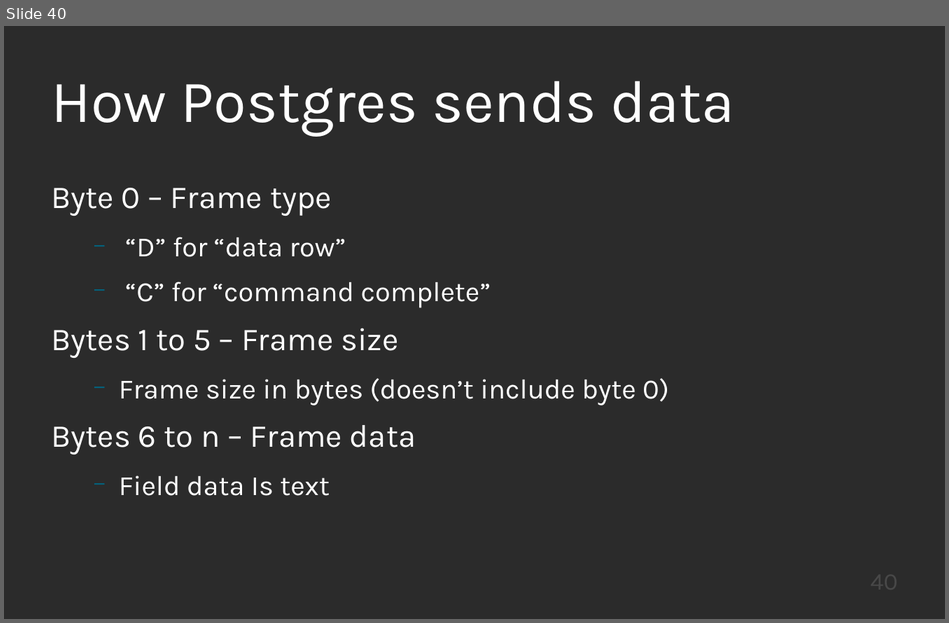
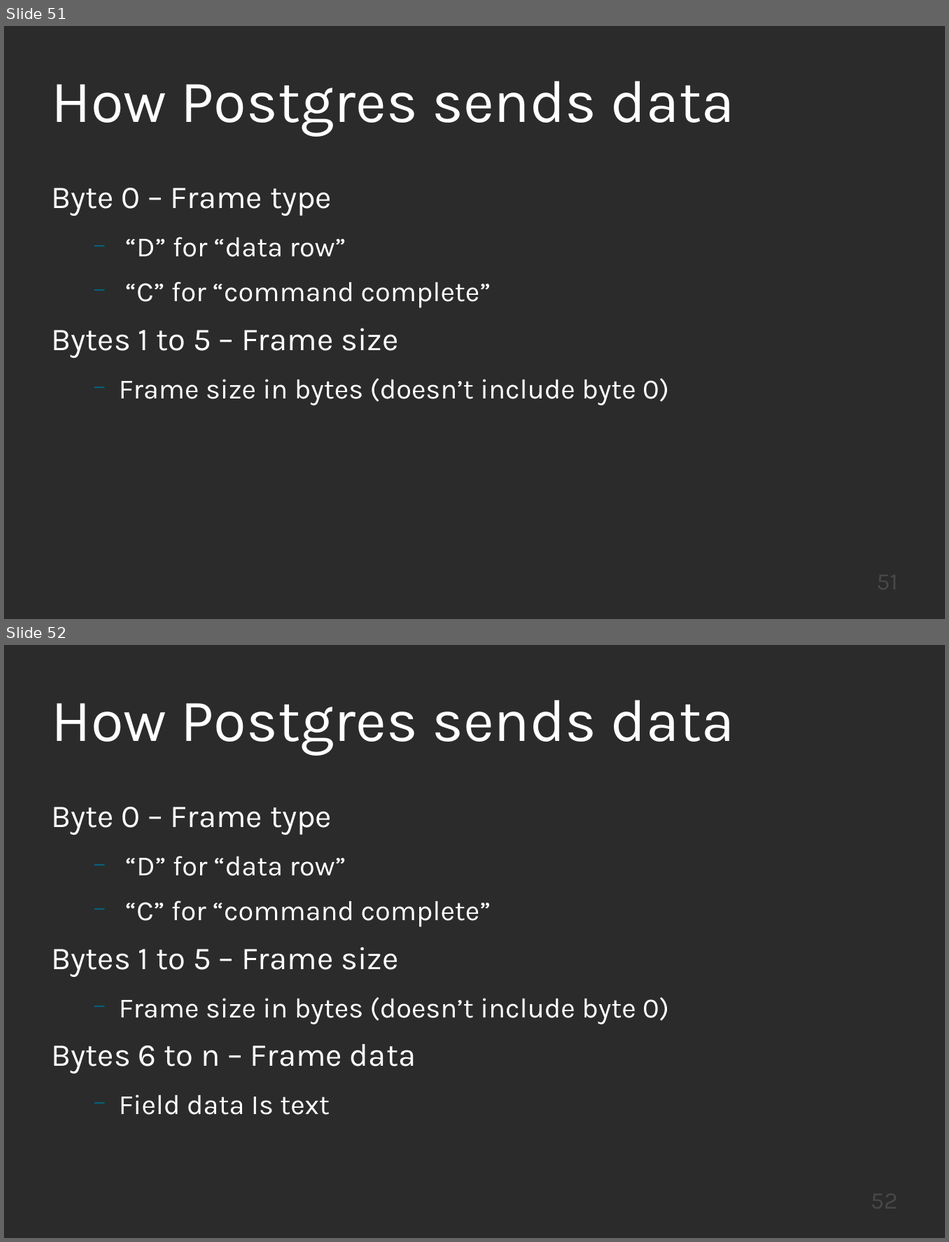
Before and after one commit to KayEss/cpp-designing4performance, a slide deck: slides/Designing APIs For Performance.odp. Shown one above the other, each under a label of ours: slide 40 before the commit, slides 51 and 52 after it. The pictures are 949x623 and 949x1242 pixels, drawn with LibreOffice and Linux fonts; fonts in the diff are those of the drawing; background and template pictures are left out; a plain dark background stands for a picture behind light text. Boxes give left, top, right and bottom in pixels: in the first picture for what was removed or moved away, otherwise in the second. Text is boxed around its words. In the diff, an @@ line names an element or a change of style, - is before the commit and + after.

```diff
--- a/slides/Designing APIs For Performance.odp
+++ b/slides/Designing APIs For Performance.odp
@@ slide 51 added at box(4, 26, 945, 619), background picture (left out) @@
@@ title added at box(51, 81, 735, 137), 60 pt, text #FFFFFF @@
+How Postgres sends data
@@ text added at box(51, 188, 669, 405), 28 pt, text #FFFFFF @@
+Byte 0 – Frame type
+  − “D” for “data row”
+  − “C” for “command complete”
+Bytes 1 to 5 – Frame size
+  − Frame size in bytes (doesn’t include byte 0)
@@ page number added at box(679, 566, 898, 607), 24 pt, text #484848 @@
+51
@@ what was slide 40 is now slide 52 @@
@@ page number at box(679, 1185, 898, 1226): text changed @@
-40
+52
```
Also in this commit, not shown: 4 slides changed, 15 other slides added.
